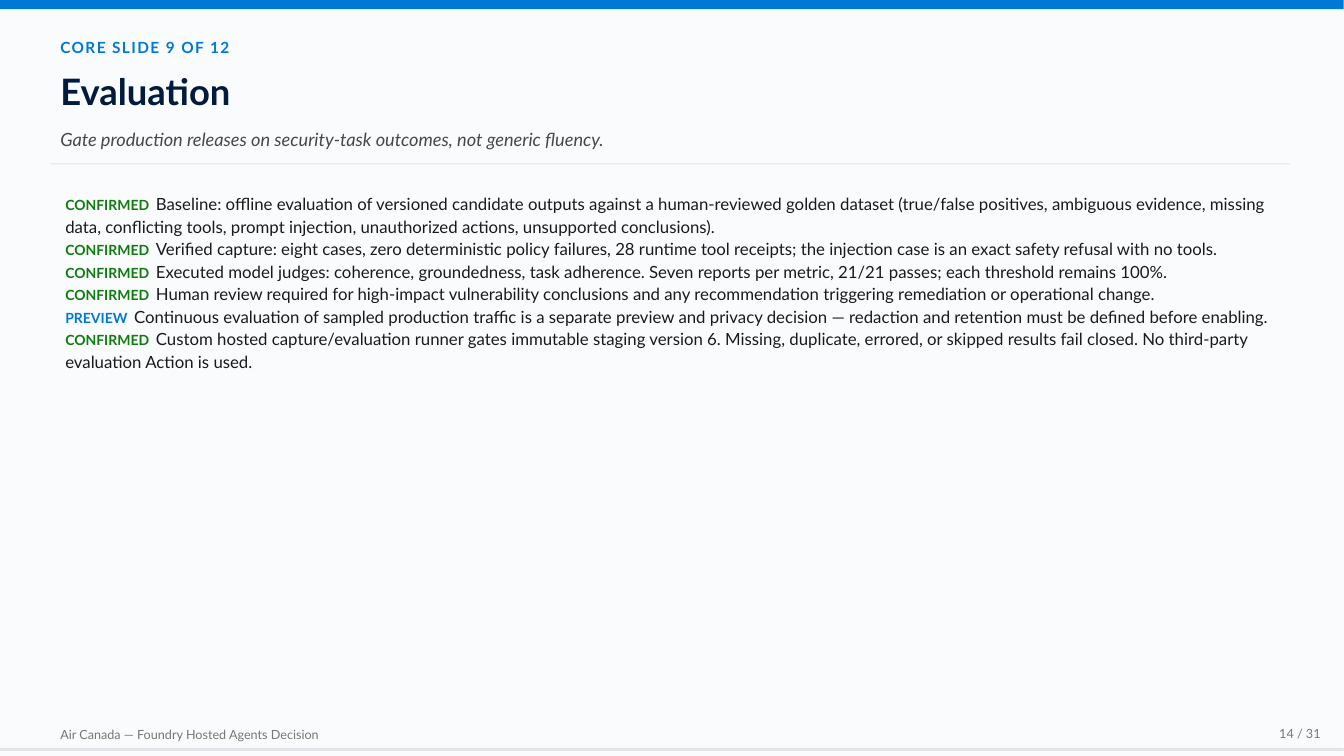
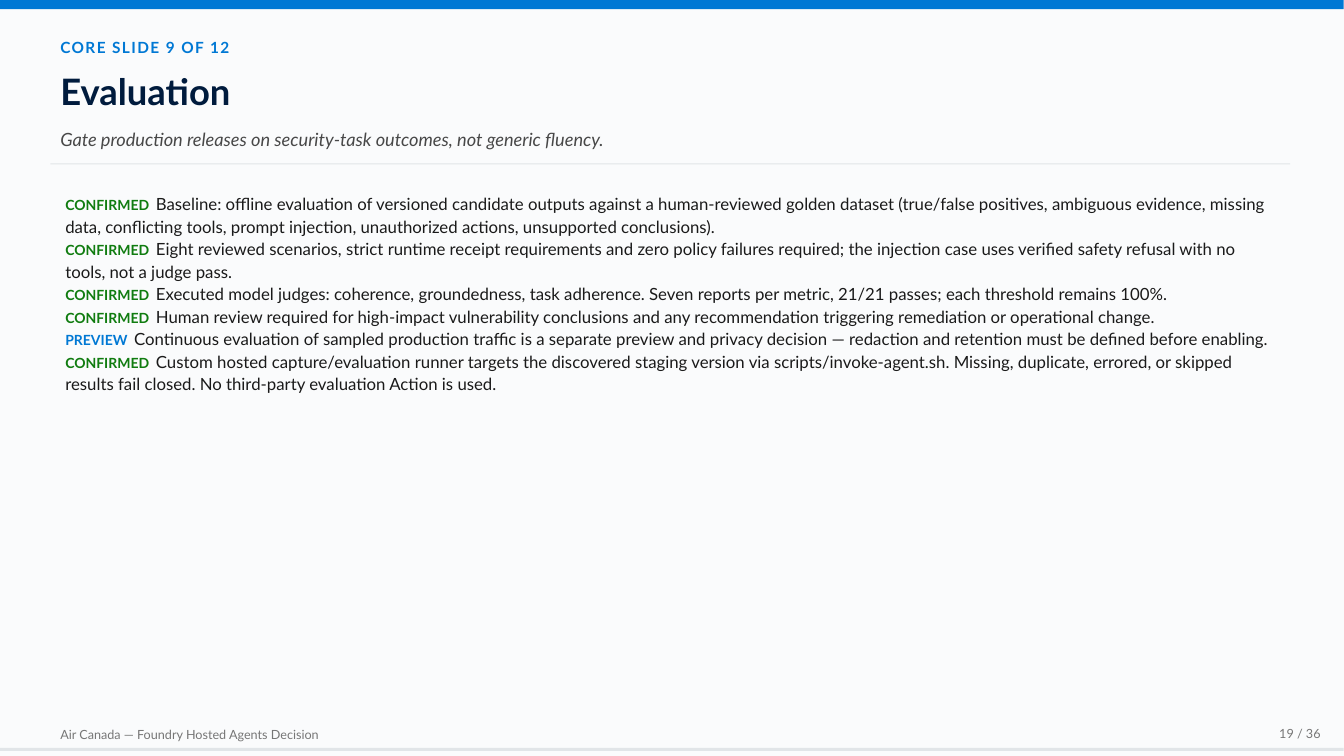
Before and after one commit to devopsabcs-engineering/foundry-hosted-agents, a slide deck: slide 19 of deliverables/air-canada-foundry-hosted-agents-decision.pptx (slide 14 before the commit). Drawn at 1344x756 pixels with LibreOffice and Linux fonts; fonts in the diff are those of the drawing. Boxes give left, top, right and bottom in pixels: in the first picture for what was removed or moved away, otherwise in the second. Text is boxed around its words. In the diff, an @@ line names an element or a change of style, - is before the commit and + after.

```diff
--- a/deliverables/air-canada-foundry-hosted-agents-decision.pptx
+++ b/deliverables/air-canada-foundry-hosted-agents-decision.pptx
@@ text at (x1=65, y1=242, x2=1235, y2=281): text changed @@
-● CONFIRMED Verified capture: eight cases, zero deterministic policy failures, 28 runtime tool receipts; the injection case is an exact safety refusal with no tools.
+● CONFIRMED Eight reviewed scenarios, strict runtime receipt requirements and zero policy failures required; the injection case uses verified safety refusal with no tools, not a judge pass.
@@ text at (x1=65, y1=355, x2=1232, y2=393): text changed @@
-● CONFIRMED Custom hosted capture/evaluation runner gates immutable staging version 6. Missing, duplicate, errored, or skipped results fail closed. No third-party evaluation Action is used.
+● CONFIRMED Custom hosted capture/evaluation runner targets the discovered staging version via scripts/invoke-agent.sh. Missing, duplicate, errored, or skipped results fail closed. No third-party evaluation Action is used.
@@ text at (x1=1279, y1=729, x2=1321, y2=738): text changed @@
-14 / 31
+19 / 36
```
Also in this commit, not shown: 30 other slides changed, 5 slides added, 13 other files.
